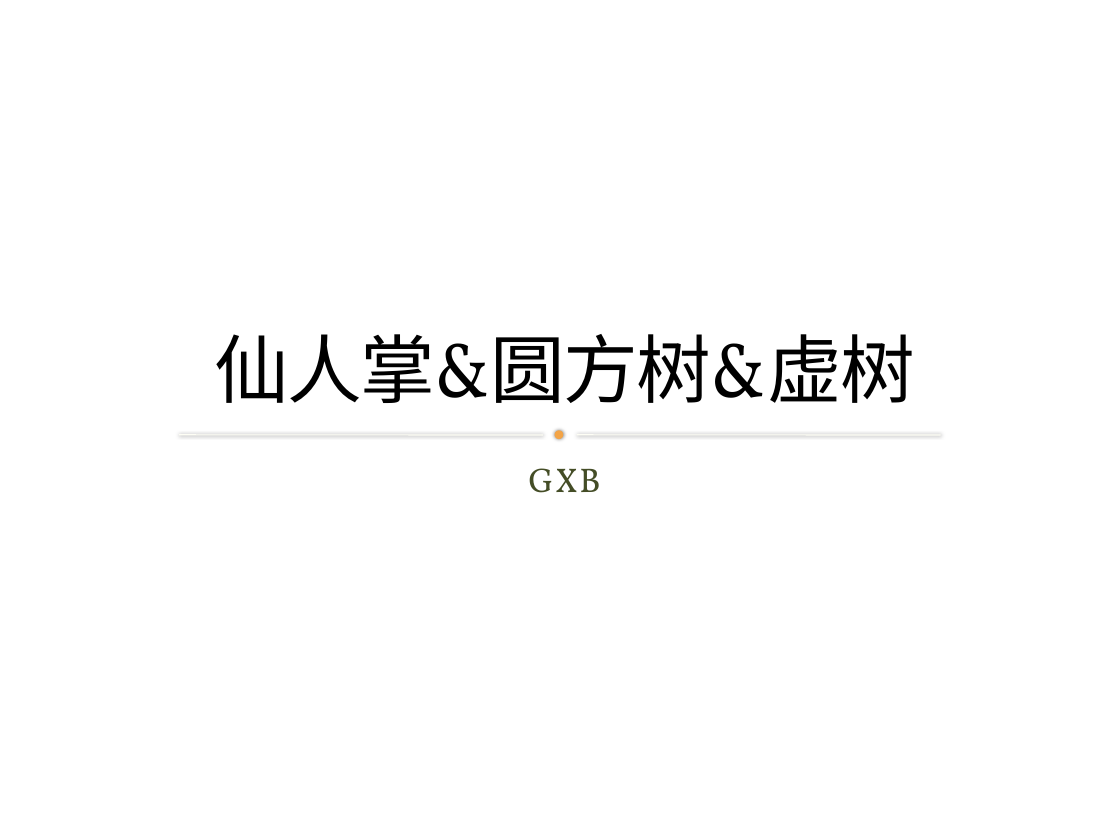
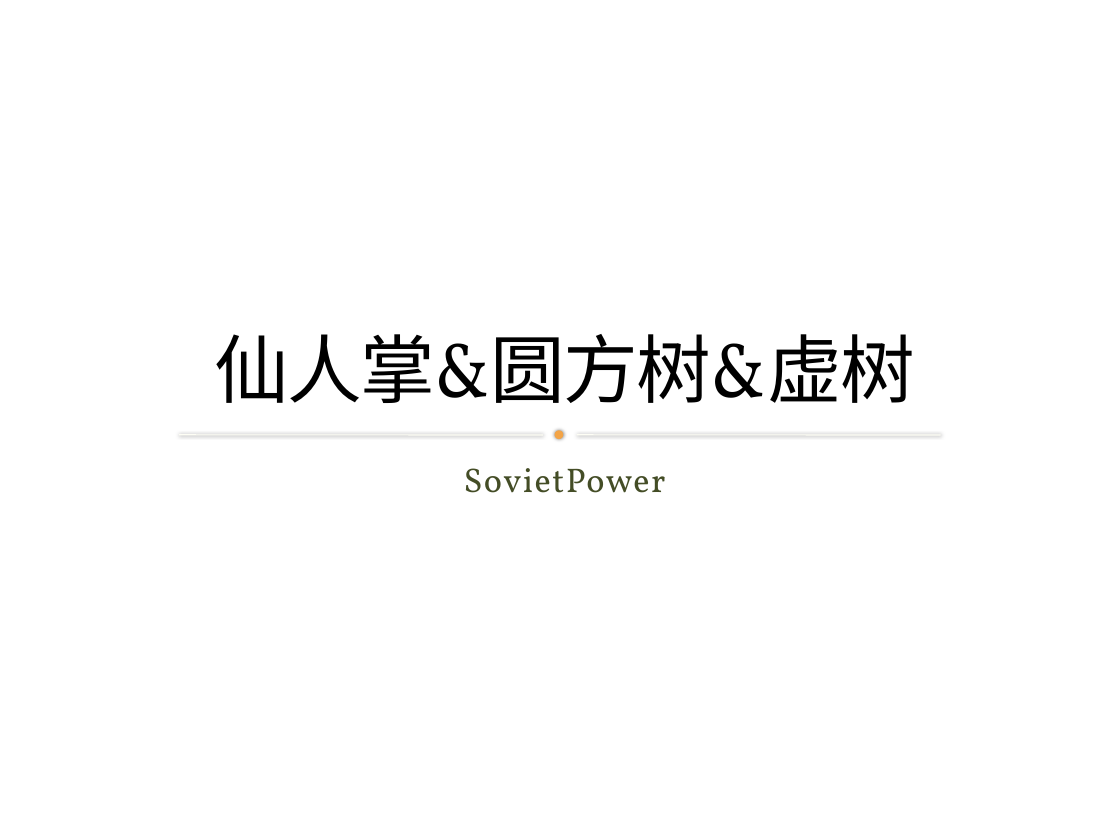
Before and after one commit to SovietPower/My-OI-ACM, a slide deck: slide 1 of 课件/仙人掌&圆方树&虚树 by gxb.pptx. Drawn at 1120x840 pixels with LibreOffice and Linux fonts; fonts in the diff are those of the drawing; background and template pictures are left out. Boxes give left, top, right and bottom in pixels: in the first picture for what was removed or moved away, otherwise in the second. Text is boxed around its words. In the diff, an @@ line names an element or a change of style, - is before the commit and + after.

```diff
--- a/课件/仙人掌&圆方树&虚树 by gxb.pptx
+++ b/课件/仙人掌&圆方树&虚树 by gxb.pptx
@@ subtitle at [464, 468, 666, 493]: text changed @@
-GXB
+SovietPower
```
Also in this commit, not shown: 14 other files.
